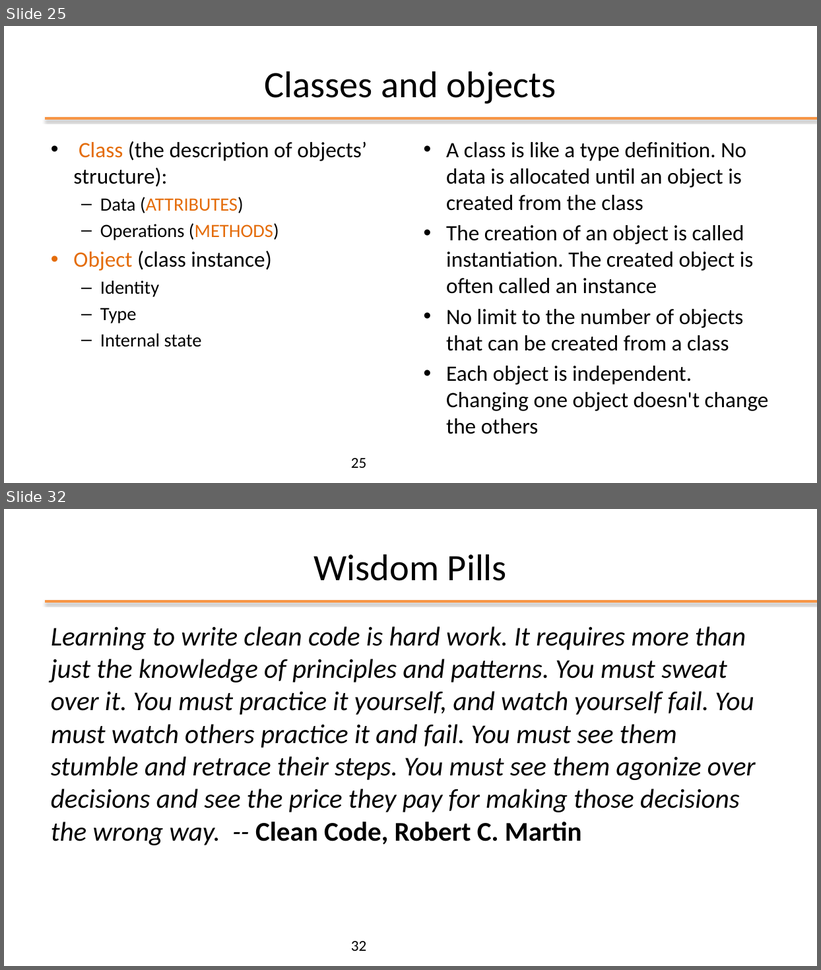
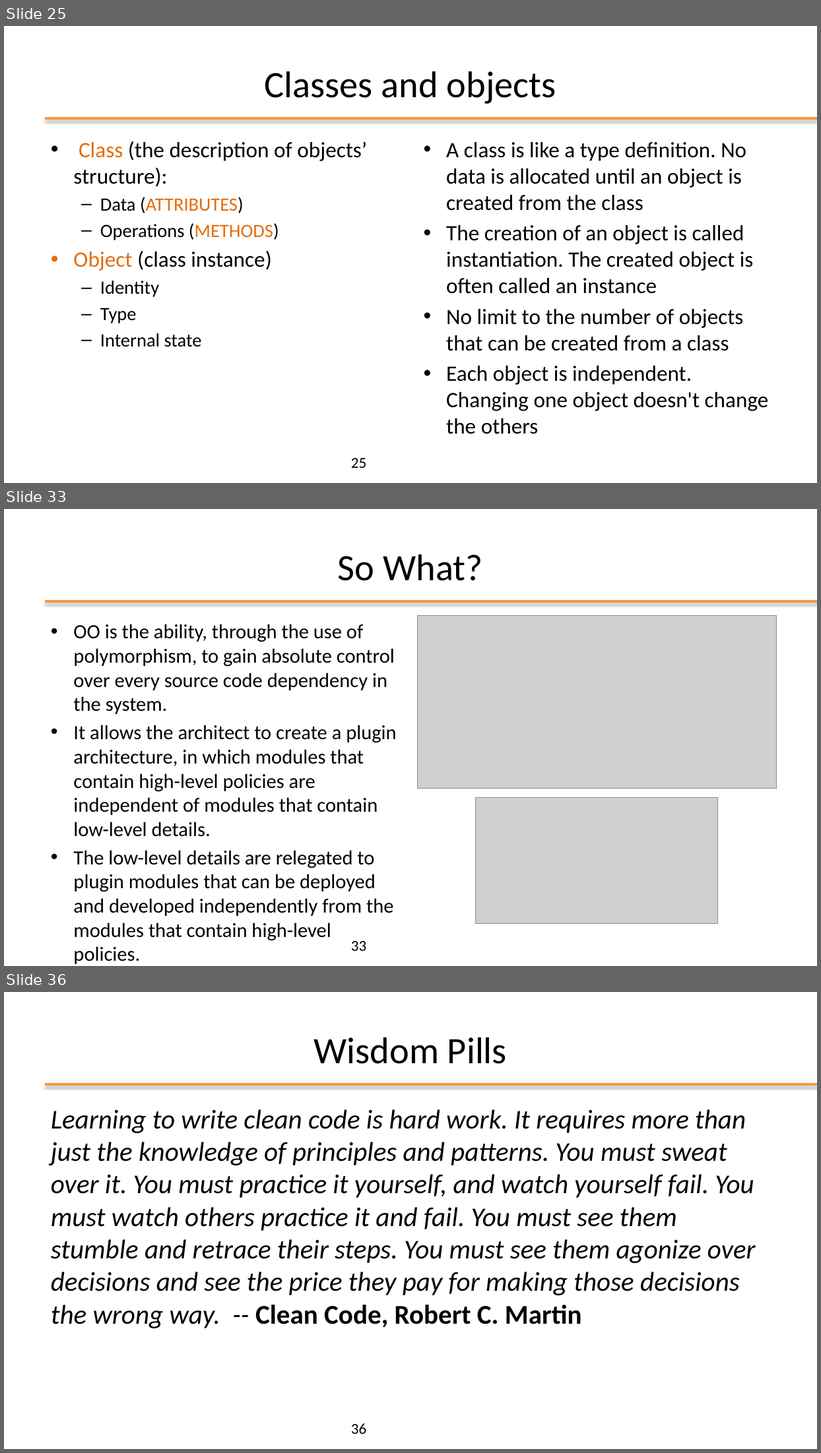
Before and after one commit to plctechnician/ooprogramming, a slide deck: java/slides/ppt/01 - Java From Functions to Objects.pptx. Shown one above the other, each under a label of ours: slides 25 and 32 before the commit, slides 25, 33 and 36 after it; the slides between them are not shown. The pictures are 821x970 and 821x1453 pixels, drawn with LibreOffice and Linux fonts; fonts in the diff are those of the drawing; grey boxes stand for pictures; background and template pictures are left out. Boxes give left, top, right and bottom in pixels: in the first picture for what was removed or moved away, otherwise in the second. Text is boxed around its words. In the diff, an @@ line names an element or a change of style, - is before the commit and + after.

```diff
--- a/java/slides/ppt/01 - Java From Functions to Objects.pptx
+++ b/java/slides/ppt/01 - Java From Functions to Objects.pptx
@@ slide 33 added at (x1=4, y1=509, x2=817, y2=966), background #FFFFFF; not listed: 1 template element that a slide beside it also shows @@
@@ title added at (x1=338, y1=554, x2=482, y2=581), 44 pt, text #000000 @@
+So What?
@@ text added at (x1=73, y1=624, x2=396, y2=916), 23.8 pt, text #000000 @@
+• OO is the ability, through the use of polymorphism, to gain absolute control over every source code dependency in the system.
+• It allows the architect to create a plugin architecture, in which modules that contain high-level policies are independent of modules that contain low-level details.
+• The low-level details are relegated to plugin modules that can be deployed and developed independently from the modules that contain high-level policies.
@@ picture added at (x1=418, y1=616, x2=777, y2=789) @@
@@ picture added at (x1=476, y1=798, x2=718, y2=924) @@
@@ page number added at (x1=351, y1=941, x2=366, y2=951), 18 pt, text #000000 @@
+33
@@ what was slide 32 is now slide 36 @@
@@ page number at (x1=351, y1=1424, x2=366, y2=1434): text changed @@
-32
+36
```
Also in this commit, not shown: 4 slides changed, 7 other slides added, 4 slides removed, 4 other files.
